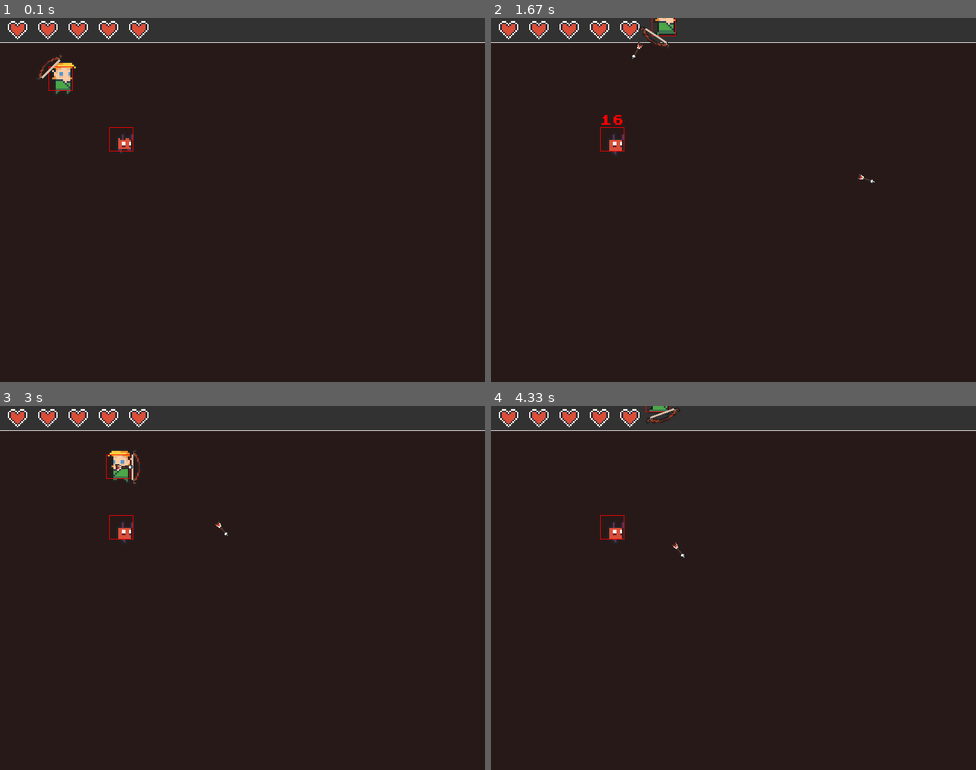
Above: before the commit, frames 1-4 (two rows, left to right).
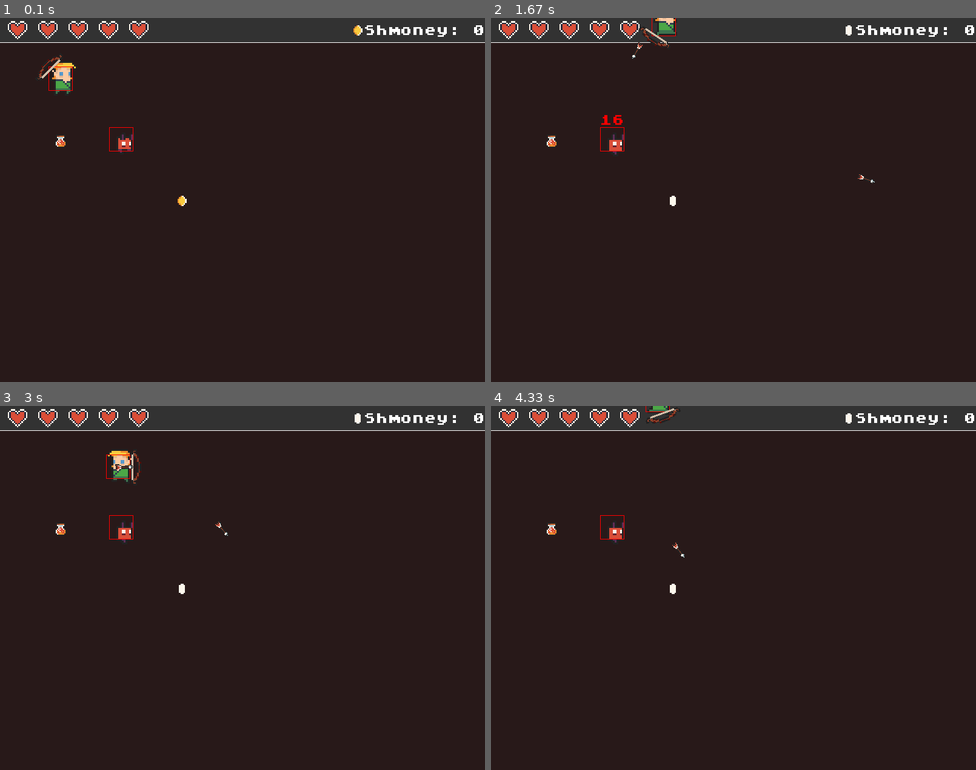
Above: after the commit, the same moments.

Repository: Zakariaelfettahi/Pygame
Game: pygame game, started from main.py
The game is run twice, just before and just after one commit, with the same random seed, the same clock (stepped at 60 frames per second) and the same inputs.
Inputs (mouse positions are in pixels of both pictures, inside the frame that each line leads up to):
- Up to frame 1 (0.1 s): no input
- Up to frame 2 (1.67 s): click (733, 200) at 0.38 s; hold D 0.67-1.13 s; click (888, 189) at 0.75 s; hold W 1.17-1.47 s; click (617, 203) at 1.25 s; hold D from 1.5 s (still down); click (583, 145) at 1.58 s
- Up to frame 3 (3 s): release D at 1.97 s; hold A 2-2.53 s; click (315, 460) at 2.08 s; hold S 2.57-2.87 s; click (300, 620) at 2.65 s; hold A from 2.9 s (still down); click (252, 464) at 2.98 s
- Up to frame 4 (4.33 s): release A at 3.3 s; hold W 3.33-3.7 s; click (558, 577) at 3.42 s; hold D from 3.73 s (still down); click (738, 624) at 3.82 s

The runs differ from the first frame. In frame 1, 0.4% of the frame differs, in the area x 11-100%, y 2-52%; in frame 2, 0.4%; in frame 3, 0.4%; in frame 4, 0.4%.

Commit message:
added coins and potionsand counter for top pannel

Diff:
--- a/character.py
+++ b/character.py
@@ -15,6 +15,7 @@
         self.image = self.animation_list[self.action][self.frame_index]
         self.rect = pygame.Rect(0,0,40,40)
         self.rect.center = (x, y)
+        self.coins = 0
 
     def move(self,dx,dy):
         #flip image if going left
--- a/constants.py
+++ b/constants.py
@@ -7,6 +7,7 @@
 OFFSET = 12
 WEAPON_SCALER = 1.5
 ITEM_SCALER = 2.5
+POTION_SCALER = 2
 TOP_PANNEL = (50,50,50)
 
 RED = (255,0,0)
--- a/items.py
+++ b/items.py
@@ -0,0 +1,38 @@
+import pygame
+
+class Items(pygame.sprite.Sprite):
+    def __init__(self, x, y, item_type, animation_list):
+        pygame.sprite.Sprite.__init__(self)
+        self.item_type = item_type
+        self.animation_list = animation_list
+        self.frame_index = 0
+        self.update_time = pygame.time.get_ticks()
+        self.image = self.animation_list[self.frame_index]
+        self.rect = self.image.get_rect()
+        self.rect.center = (x, y)
+
+    def update(self, player):
+        #check collision with player
+        if pygame.sprite.collide_rect(self, player):
+            #check item type
+            if self.item_type == 0:
+                player.coins += 1
+            elif self.item_type == 1:
+                player.health += 20
+                if player.health >= 100:
+                    player.health = 100
+            self.kill()
+
+        animation_cooldown = 150
+        #update image
+        self.image = self.animation_list[self.frame_index]
+        #check time passed
+        if pygame.time.get_ticks() - self.update_time > animation_cooldown:
+            self.frame_index += 1
+            self.update_time = pygame.time.get_ticks()
+        #reset animation
+        if self.frame_index >= len(self.animation_list):
+            self.frame_index = 0
+
+    def draw(self, area):
+        area.blit(self.image, self.rect)
--- a/main.py
+++ b/main.py
@@ -2,6 +2,7 @@
 import constants
 from character import Character
 from weapon import Weapon
+from items import Items
 
 pygame.init()
 
@@ -20,6 +21,16 @@
 #scale image helper function
 def scale_image(image, scaler):
     return pygame.transform.scale(image, (image.get_width()*scaler, image.get_height()*scaler))
+
+#coin images
+coin_images = []
+for i in range(4):
+    coin_image = scale_image(pygame.image.load(f"assets/images/items/coin_f{i}.png").convert_alpha(), constants.ITEM_SCALER)
+    coin_images.append(coin_image)
+
+#potion image
+potion_image = scale_image(pygame.image.load("assets/images/items/potion_red.png").convert_alpha(), constants.POTION_SCALER)
+
 
 #heart images
 empty_heart_image = scale_image(pygame.image.load("assets/images/items/heart_empty.png").convert_alpha(), constants.ITEM_SCALER)
@@ -49,6 +60,10 @@
         animation_list.append(temp_list)
     mob_animations.append(animation_list)
 
+#Write on screen
+def draw_text(text, font, text_color, x, y):
+    img = font.render(text, True, text_color)
+    screen.blit(img, (x, y))
 #draw info function
 def draw_info():
     #draw pannel
@@ -65,6 +80,8 @@
         else:
             screen.blit(empty_heart_image, (10+i*50, 0))
 
+    #draw coins
+    draw_text(f"Shmoney: {player.coins}", font, constants.WHITE, 600, 10)
 
 #Damage text class
 font = pygame.font.Font("assets/fonts/AtariClassic.ttf", 20)
@@ -94,6 +111,19 @@
 #create sprite group
 damage_text_group = pygame.sprite.Group()
 arrow_group = pygame.sprite.Group()
+item_group = pygame.sprite.Group()
+
+#create top pannel coin
+score_coin = Items(590, 19, 0, coin_images)
+item_group.add(score_coin)
+
+#create coin
+coin = Items(300, 300, 0, coin_images)
+item_group.add(coin)
+
+#create potion
+potion = Items(100, 200, 1, [potion_image])
+item_group.add(potion)
 
 
 #create enemy list
@@ -149,8 +179,15 @@
     damage_text_group.update()
     damage_text_group.draw(screen)
 
+    #draw and update itmes
+    item_group.draw(screen)
+    item_group.update(player)
+
     #draw info
     draw_info()
+
+    #draw score_coin
+    score_coin.draw(screen)
 
     #draw player
     player.draw(screen)
